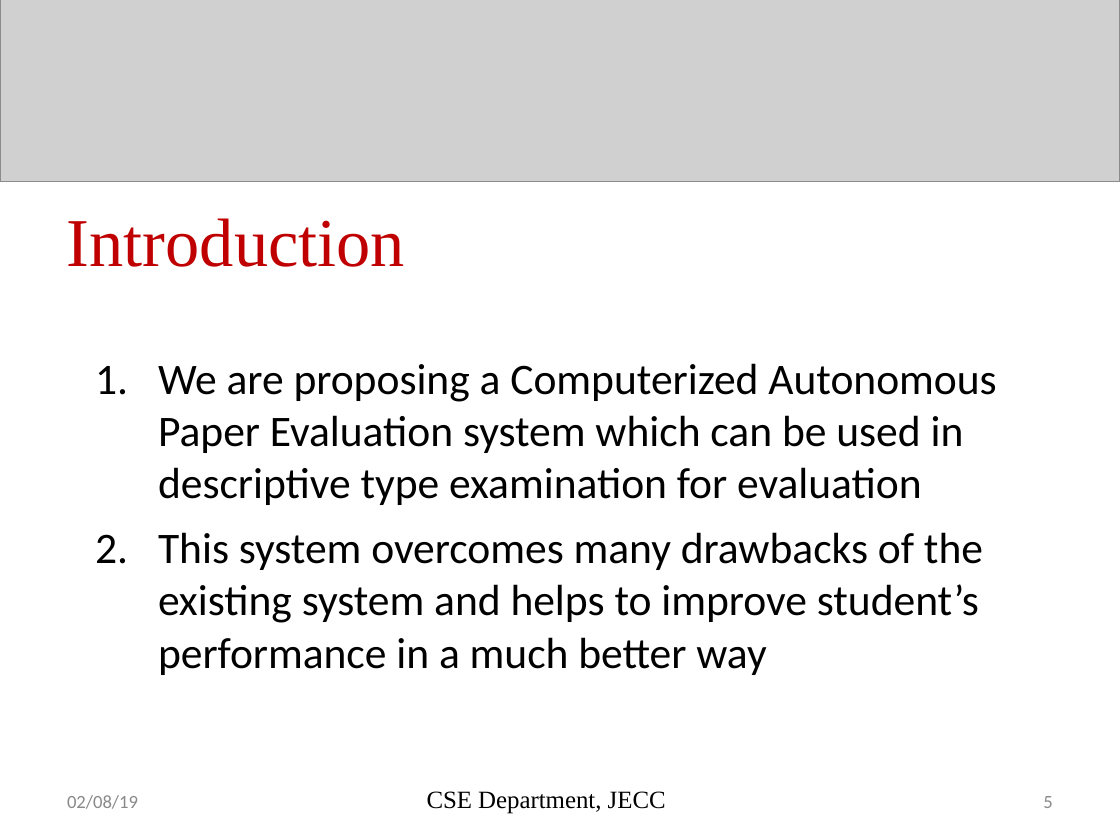
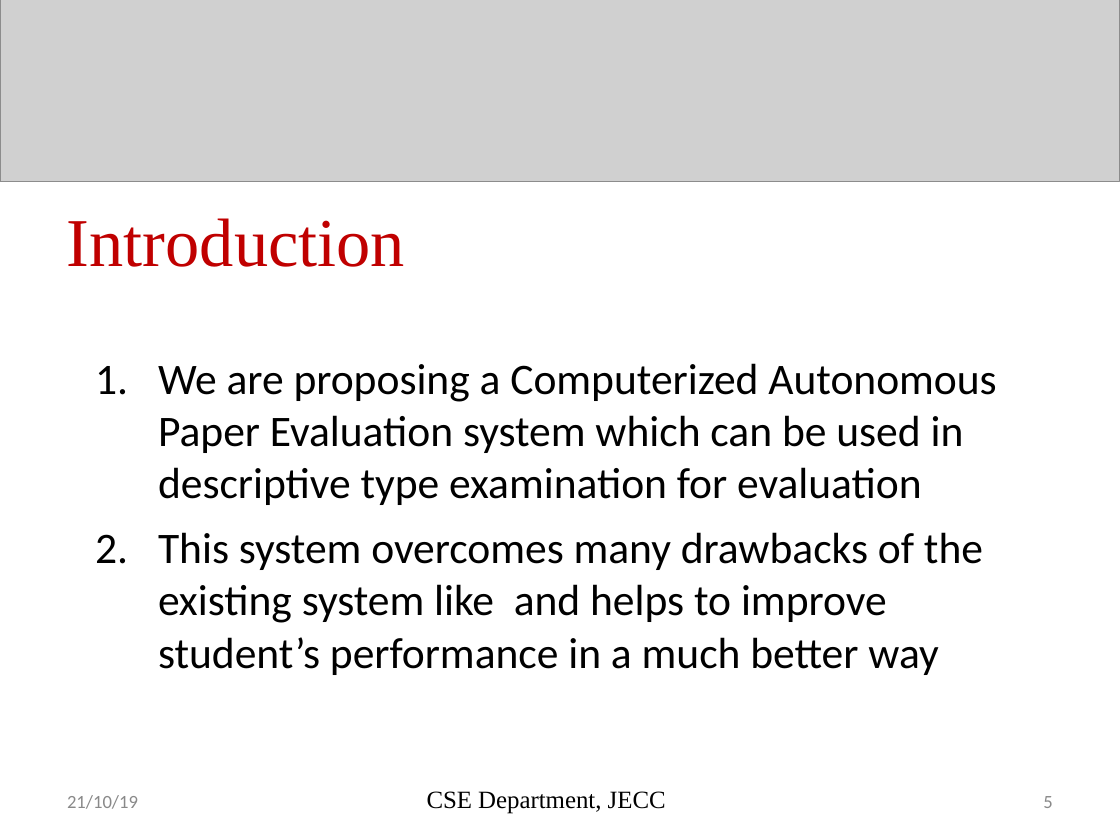
Before and after one commit to sreeragrnandan/Design-Project, a slide deck: slide 5 of DP G7 first review.pptx. Drawn at 1120x840 pixels with LibreOffice and Linux fonts; fonts in the diff are those of the drawing; grey boxes stand for pictures. Boxes give left, top, right and bottom in pixels: in the first picture for what was removed or moved away, otherwise in the second. Text is boxed around its words. In the diff, an @@ line names an element or a change of style, - is before the commit and + after.

```diff
--- a/DP G7 first review.pptx
+++ b/DP G7 first review.pptx
@@ text at <box>158,532,983,675</box>: text changed @@
-2. This system overcomes many drawbacks of the existing system and helps to improve student’s performance in a much better way
+2. This system overcomes many drawbacks of the existing system like and helps to improve student’s performance in a much better way
@@ text at <box>67,795,138,809</box>: text changed @@
-02/08/19
+21/10/19
```
Also in this commit, not shown: 19 other slides changed, 2 slides added, 3 slides removed, 1 other file.
